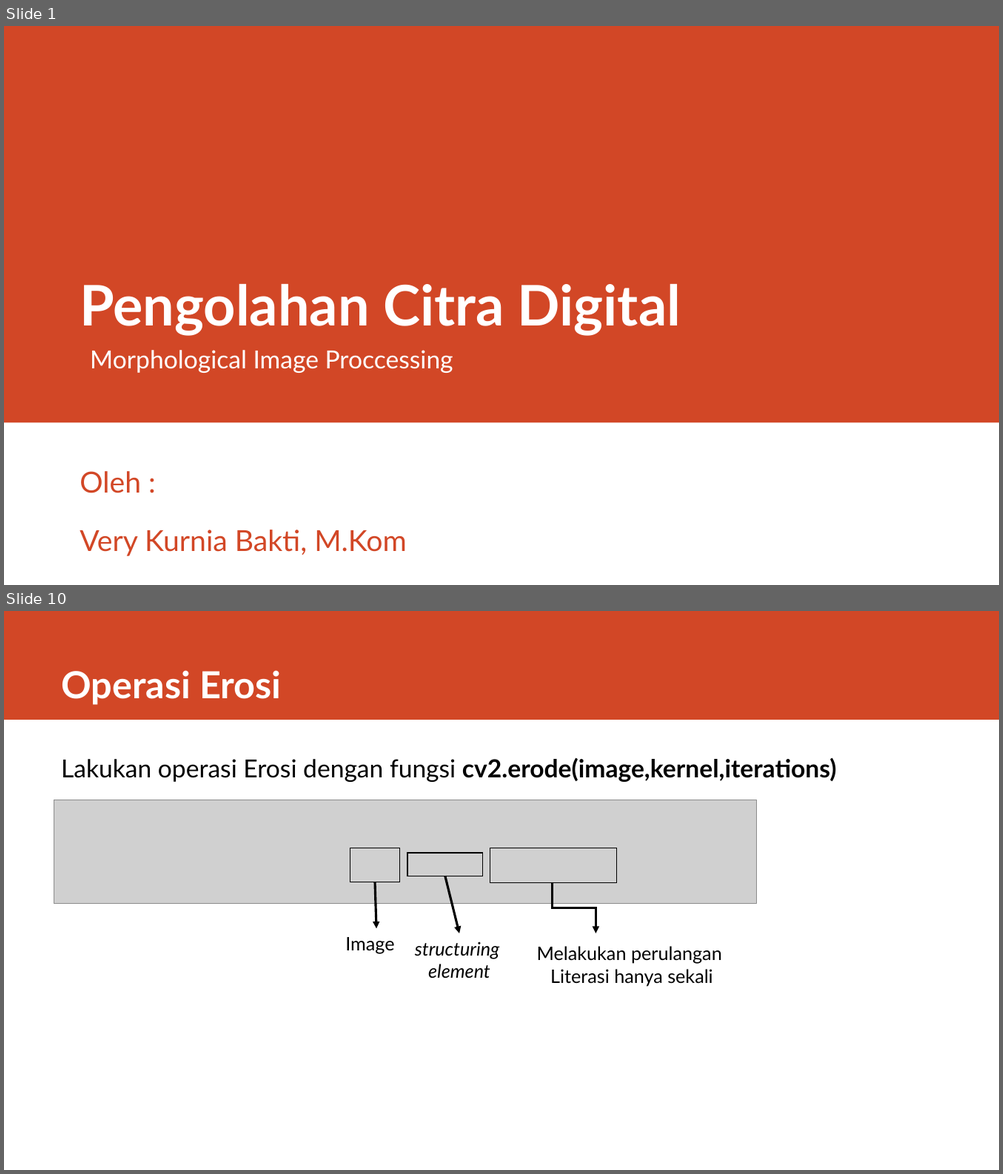
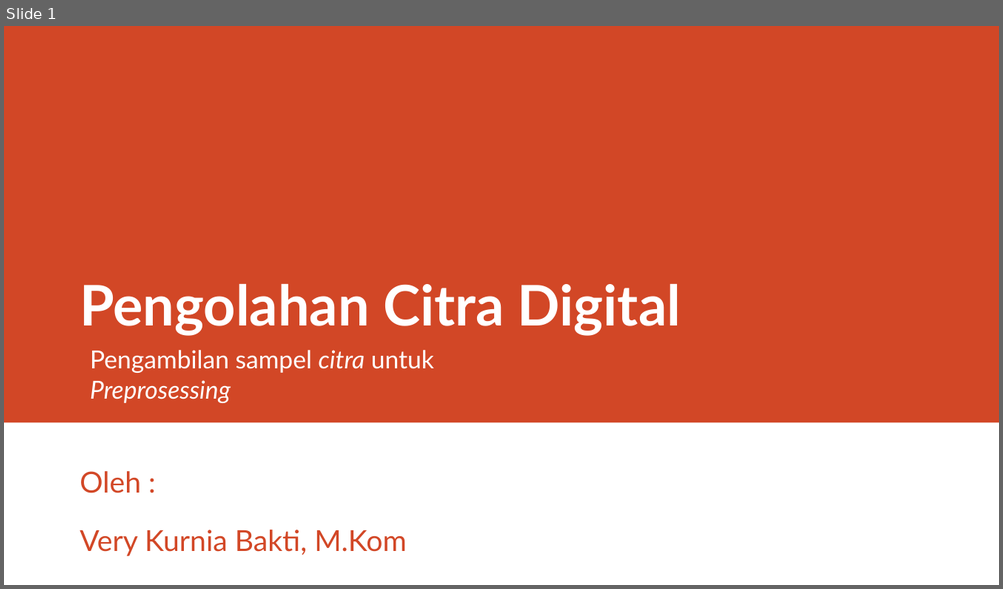
Before and after one commit to rizalarfani/Pengolahan-Citra-Digital-PCD-, a slide deck: Materi/Morphological Image Proccessing.pptx. Shown one above the other, each under a label of ours: slides 1 and 10 before the commit, slide 1 after it; the slides between them are not shown. The pictures are 1003x1174 and 1003x589 pixels, drawn with LibreOffice and Linux fonts; fonts in the diff are those of the drawing; grey boxes stand for pictures. Boxes give left, top, right and bottom in pixels: in the first picture for what was removed or moved away, otherwise in the second. Text is boxed around its words. In the diff, an @@ line names an element or a change of style, - is before the commit and + after.

Commit message:
add: materi pengambilan sampel dataset ppt

```diff
--- a/Materi/Morphological Image Proccessing.pptx
+++ b/Materi/Morphological Image Proccessing.pptx
@@ slide 10 removed at box(4, 611, 999, 1170), background #FFFFFF @@
@@ rectangle removed at box(4, 611, 999, 720) @@
@@ title removed at box(61, 670, 281, 705) @@
-Operasi Erosi
@@ text removed at box(61, 758, 836, 782) @@
-Lakukan operasi Erosi dengan fungsi cv2.erode(image,kernel,iterations)
@@ picture removed at box(54, 800, 757, 903) @@
@@ rectangle removed at box(350, 849, 399, 883) @@
@@ rectangle removed at box(407, 853, 483, 876) @@
@@ rectangle removed at box(489, 849, 616, 883) @@
@@ arrow removed from (445, 876) to (459, 934) @@
@@ arrow removed from (375, 883) to (376, 929) @@
@@ elbow arrow removed from (552, 883) to (596, 934) @@
@@ text removed at box(345, 937, 394, 954) @@
-Image
@@ text removed at box(415, 942, 500, 979) @@
-structuring
-element
@@ text removed at box(537, 946, 722, 986) @@
-Melakukan perulangan
-Literasi hanya sekali
@@ slide 1 changed as well @@
@@ text at box(90, 350, 434, 403): text changed @@
-Morphological Image Proccessing
+Pengambilan sampel citra untuk Preprosessing
```
Also in this commit, not shown: 1 other slide changed, 11 slides added, 12 other slides removed, 13 other files.
